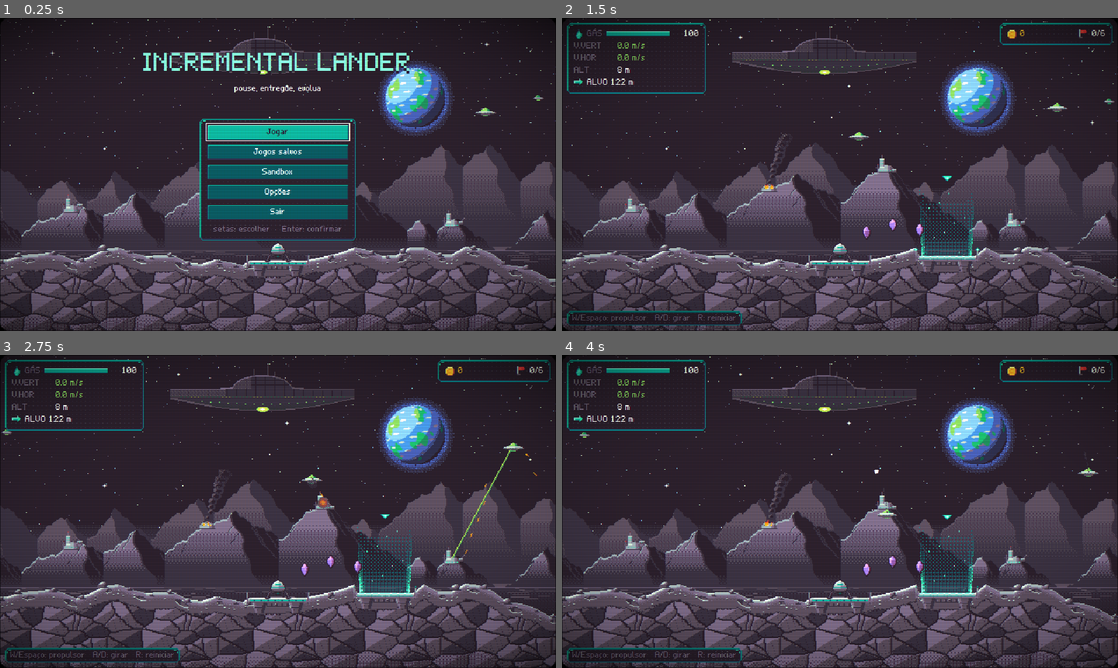
Above: before the commit, frames 1-4 (two rows, left to right).
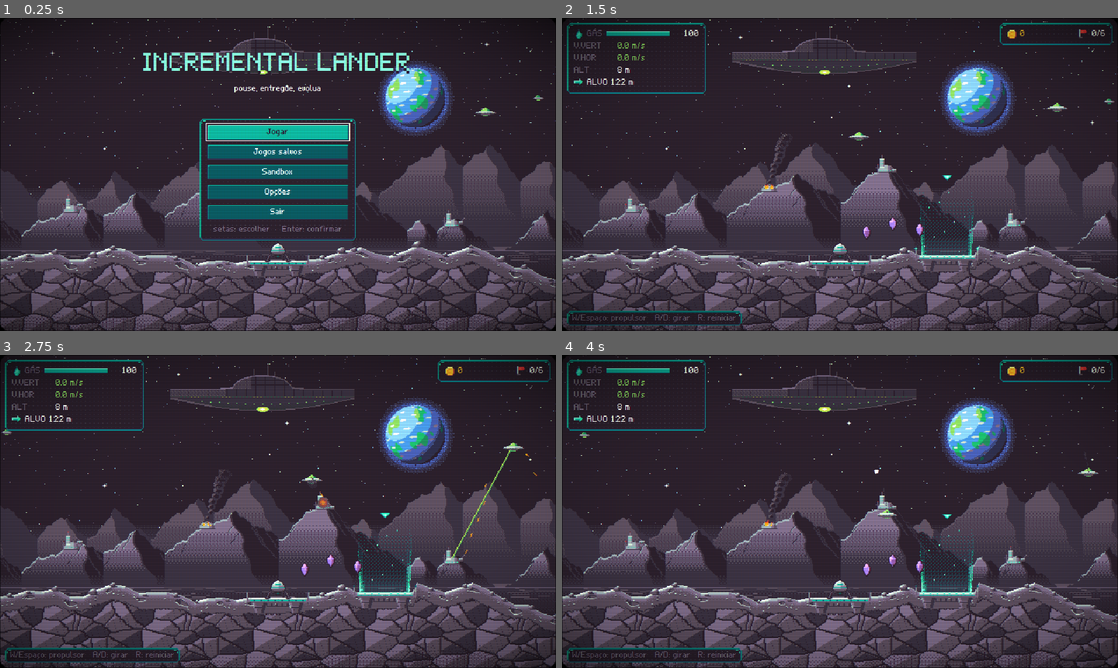
Above: after the commit, the same moments.

Repository: valdersonjr/incremental-lander
Game: Godot game, scene res://game/main.tscn
Same seed, same stepped clock (60 frames per second), same inputs: the game is played once before the commit and once after it.
Inputs (mouse positions are in pixels of both pictures, inside the frame that each line leads up to):
- Up to frame 1 (0.25 s): no input
- Up to frame 2 (1.5 s): click "Jogar" at 0.5 s; click "1" at 1.25 s
- Up to frame 3 (2.75 s): tap Enter (confirm) at 2 s; move the mouse to (400, 495) at 2.02 s; hold D (rotate_right) from 2.03 s (still down); hold Enter (confirm) from 2.03 s (still down); click (400, 495) at 2.17 s
- Up to frame 4 (4 s): release D (rotate_right) at 2.75 s; release Enter (confirm) at 2.75 s; drag from (728, 527) to (812, 574) at 2.77 s; move the mouse to (895, 442) at 3.52 s; hold D (rotate_right) from 3.53 s (still down); tap Q at 3.6 s

The runs differ from the first frame. In frame 1, 2.2% of the frame differs, in the area x 0-100%, y 71-100%; in frame 2, 2.7%; in frame 3, 2.8%, in the area x 0-100%, y 50-100%; in frame 4, 2.8%.

Commit message:
Mapa sem fim: o terreno cresce sozinho quando a nave chega perto da borda (direita e esquerda)
Relevo ancorado em x = 0 (grade e limite de inclinação de 0 para cada lado) e pedregulhos em duas
sequências a partir de 0: estender nunca muda relevo, plataformas ou pedras já vistas. Testes:
unidade (estender não muda o que existia) e integração edge_flow (18 km à direita, 10 km à esquerda).

Co-Authored-By: Claude Opus 5.5 <noreply@anthropic.com>
Claude-Session: https://claude.ai/code/session_01JhKCi9Us7j2H5LJGQ5fDNT

Diff:
--- a/game/flight/flight.gd
+++ b/game/flight/flight.gd
@@ -33,6 +33,9 @@
 var _seed := 0
 var _pad_positions_m: Array[float] = [0.0]
 var _pad_tiers: Array[String] = []                 # tipo de cada plataforma de entrega (sem a partida)
+var _extend := Vector2.ZERO                        # terreno extra alem da margem (px; x esquerda, y direita)
+const EXTEND_NEAR := 800.0                         # nave a menos disso (px) da borda -> estende
+const EXTEND_STEP := 2400.0
 var target_tier := "normal"
 var _demo := false
 
@@ -56,6 +59,7 @@
 		for i in Crystals.hits(_crystal_pos, _crystal_taken, lander.global_position):
 			_collect_crystal(i)
 	_tick_hazards(delta)
+	_extend_terrain_if_near_edge()
 	var cam: Dictionary = WorldConfig.load_config()["camera"]
 	var alt := TerrainGen.height_at(terrain.ridge, lander.global_position.x) - lander.global_position.y
 	var target := -CameraMath.lift(alt, float(cam["ground_lift_px"]), float(cam["lift_fade_alt_px"]))
@@ -74,6 +78,7 @@
 	_demo = demo
 	_pad_positions_m = [0.0]
 	_pad_tiers = []
+	_extend = Vector2.ZERO
 	current_pad_id = 0
 	target_pad_id = -1
 	_rebuild_terrain()
@@ -126,7 +131,7 @@
 	for i in range(1, _pad_positions_m.size()):
 		distances.append(_pad_positions_m[i])
 	terrain.target_pad_id = target_pad_id
-	terrain.build(_seed, planet_id, distances, _pad_tiers)
+	terrain.build(_seed, planet_id, distances, _pad_tiers, _extend)
 
 
 func _planet_spec(pid: String) -> Dictionary:
@@ -135,6 +140,27 @@
 			return p
 	push_error("planeta '%s' nao existe na spec" % pid)
 	return EconMath.spec["planets"][0]
+
+
+## O mapa nao acaba: perto de uma borda, estende o terreno naquele lado (o que ja existia nao muda).
+func _extend_terrain_if_near_edge() -> void:
+	var ridge := terrain.ridge
+	if ridge.is_empty():
+		return
+	var x := lander.global_position.x
+	var grow := Vector2.ZERO
+	if x < ridge[0].x + EXTEND_NEAR:
+		grow.x = EXTEND_STEP
+	if x > ridge[ridge.size() - 1].x - EXTEND_NEAR:
+		grow.y = EXTEND_STEP
+	if grow == Vector2.ZERO:
+		return
+	_extend += grow
+	_rebuild_terrain()
+	lander.pads = terrain.pads
+	lander.ridge = terrain.ridge
+	if lander.autopilot != null:
+		lander.autopilot.ridge = terrain.ridge
 
 
 ## Perigos do mundo: relogio, efeito no lander (vento/calda/ventilador; brinquedo destroi), som ao ligar perto.
--- a/game/terrain/terrain.gd
+++ b/game/terrain/terrain.gd
@@ -36,10 +36,11 @@
 
 
 ## Gera o terreno e devolve os dados (ridge, pads, polygon). pad_tiers = tipo de cada plataforma de entrega.
+## extend = px extras alem da margem (x: esquerda, y: direita) — ver TerrainGen.generate.
 func build(seed_value: int, planet_id: String, pad_distances_m: Array[float],
-		pad_tiers: Array[String] = []) -> Dictionary:
+		pad_tiers: Array[String] = [], extend: Vector2 = Vector2.ZERO) -> Dictionary:
 	_planet_id = planet_id
-	var data := TerrainGen.generate(seed_value, planet_id, pad_distances_m, pad_tiers)
+	var data := TerrainGen.generate(seed_value, planet_id, pad_distances_m, pad_tiers, extend)
 	ridge = data["ridge"]
 	var look: Dictionary = WorldConfig.load_config()["terrain"]["planets"].get(planet_id, {})
 	RenderingServer.set_default_clear_color(Color(str(look.get("sky", "#2e222f"))))
--- a/scripts/world/terrain_art.gd
+++ b/scripts/world/terrain_art.gd
@@ -90,24 +90,26 @@
 	var spots: Array[Dictionary] = []
 	if meta.is_empty() or ridge.size() < 2:
 		return spots
-	var rng := RandomNumberGenerator.new()
-	rng.seed = seed_value
 	var cell: Array = meta["rock_cell"]
 	var base_row := float(meta["rock_base_row"])
 	var count := int(meta["rock_count"])
 	var spacing: Array = meta.get("rock_spacing", [14.0, 46.0])
-	var x := ridge[0].x + rng.randf_range(4.0, 30.0)
-	while x < ridge[ridge.size() - 1].x:
-		var clear := true
-		for p in pads:
-			if absf(x - float(p["x"])) < float(p["half_width"]) + 12.0:
-				clear = false
-				break
-		if clear:
-			var y := TerrainGen.height_at(ridge, x) + float(rng.randi_range(0, 2))
-			spots.append({"pos": Vector2(roundf(x - float(cell[0]) * 0.5), roundf(y - base_row)),
-				"frame": rng.randi_range(0, count - 1), "phase": rng.randi_range(0, 7)})
-		x += rng.randf_range(float(spacing[0]), float(spacing[1]))
+	# duas sequencias ancoradas em x = 0 (direita e esquerda): estender o terreno nao muda pedras ja vistas
+	for dir: float in [1.0, -1.0]:
+		var rng := RandomNumberGenerator.new()
+		rng.seed = seed_value if dir > 0.0 else seed_value + 7919
+		var x := dir * rng.randf_range(4.0, 30.0)
+		while x < ridge[ridge.size() - 1].x and x > ridge[0].x:
+			var clear := true
+			for p in pads:
+				if absf(x - float(p["x"])) < float(p["half_width"]) + 12.0:
+					clear = false
+					break
+			if clear:
+				var y := TerrainGen.height_at(ridge, x) + float(rng.randi_range(0, 2))
+				spots.append({"pos": Vector2(roundf(x - float(cell[0]) * 0.5), roundf(y - base_row)),
+					"frame": rng.randi_range(0, count - 1), "phase": rng.randi_range(0, 7)})
+			x += dir * rng.randf_range(float(spacing[0]), float(spacing[1]))
 	return spots
 
 
--- a/scripts/world/terrain_gen.gd
+++ b/scripts/world/terrain_gen.gd
@@ -9,8 +9,11 @@
 ## pad_tiers: tipo de cada plataforma de entrega (mesma ordem; faltando = "normal") -> largura e elevacao
 ## (world.json terrain.pad_tiers: plataforma estreita num vale, apertada no alto de um pico).
 ## Entre plataformas seguidas ergue uma CRISTA (terrain.crest): um arco bom passa por cima, voar rente nao.
+## extend = px extras alem da margem (x: a esquerda, y: a direita) — o Flight estende quando a nave chega perto da
+## borda. O relevo e ancorado em x = 0 (grade e limite de inclinacao correm de 0 para cada lado): estender ou criar
+## plataformas novas NUNCA muda os pontos que ja existiam.
 static func generate(seed_value: int, planet_id: String, pad_distances_m: Array[float],
-		pad_tiers: Array[String] = []) -> Dictionary:
+		pad_tiers: Array[String] = [], extend: Vector2 = Vector2.ZERO) -> Dictionary:
 	var cfg: Dictionary = WorldConfig.load_config()["terrain"]
 	var pcfg: Dictionary = cfg["planets"].get(planet_id, cfg["planets"]["luna"])
 	var step := WorldConfig.m_to_px(cfg["step_m"])
@@ -28,19 +31,26 @@
 	for i in pad_distances_m.size():
 		pad_xs.append(WorldConfig.m_to_px(pad_distances_m[i]))
 		tiers.append(pad_tiers[i] if i < pad_tiers.size() else "normal")
-	var x_min := -margin
-	var x_max: float = pad_xs.max() + margin
+	var k_min := floori((-margin - extend.x) / step)
+	var k_max := ceili((pad_xs.max() + margin + extend.y) / step)
+	var x_min := k_min * step
+	var x_max := k_max * step
 
-	var ridge := PackedVector2Array()
-	var prev_y := 0.0
-	var x := x_min
-	while x <= x_max + 0.001:
-		var y := -noise.get_noise_1d(x) * amp
-		if not ridge.is_empty():
-			y = clampf(y, prev_y - max_slope * step, prev_y + max_slope * step)
-		ridge.append(Vector2(x, y))
+	# relevo de base: de 0 para a direita e de 0 para a esquerda, limitando a inclinacao a partir da ancora
+	var right := PackedVector2Array()
+	var prev_y := -noise.get_noise_1d(0.0) * amp
+	for k in range(0, k_max + 1):
+		var y := clampf(-noise.get_noise_1d(k * step) * amp, prev_y - max_slope * step, prev_y + max_slope * step)
+		right.append(Vector2(k * step, y))
 		prev_y = y
-		x += step
+	var left := PackedVector2Array()
+	prev_y = right[0].y
+	for k in range(-1, k_min - 1, -1):
+		var y := clampf(-noise.get_noise_1d(k * step) * amp, prev_y - max_slope * step, prev_y + max_slope * step)
+		left.append(Vector2(k * step, y))
+		prev_y = y
+	left.reverse()
+	var ridge := left + right
 
 	# plataformas: largura e elevacao do tipo; altura decidida no relevo de base (antes das cristas)
 	var side_slope: float = cfg["pad_side_slope"]
--- /dev/null
+++ b/tests/integration/edge_flow.gd
@@ -0,0 +1,53 @@
+## Teste de integracao: o mapa nao acaba. Leva a nave 18 km para a direita e 10 km para a esquerda (alem das bordas
+## iniciais) e confere que sempre ha chao embaixo e que a plataforma de partida nao mudou. Imprime EDGE_FLOW_TEST OK.
+extends Node
+
+const FLIGHT := preload("res://game/flight/flight.tscn")
+
+var _flight: Flight
+var _f := 0
+var _ok := true
+var _log: Array[String] = []
+var _pad0: Dictionary
+
+
+func _ready() -> void:
+	Telemetry.enabled = false
+	WorldConfig.register_input()
+	_flight = FLIGHT.instantiate()
+	add_child(_flight)
+	_flight.start("luna", 7, EconMath.ship_stats({}), false)
+	_flight.set_target(900.0, "normal")
+	_pad0 = _flight.terrain.pads[0].duplicate()
+	var l := _flight.lander
+	l.set_physics_process(false)                               # a nave e levada a mao (sem cair)
+	l.state = Lander.State.FLYING
+
+
+func _check(what: String, cond: bool) -> void:
+	if not cond:
+		_log.append(what)
+	_ok = _ok and cond
+
+
+func _covered() -> bool:
+	var r := _flight.terrain.ridge
+	var x := _flight.lander.global_position.x
+	return r[0].x < x - 300.0 and r[r.size() - 1].x > x + 300.0
+
+
+func _physics_process(_d: float) -> void:
+	_f += 1
+	var l := _flight.lander
+	if _f <= 60:
+		l.global_position.x += 300.0                           # 18 km para a direita
+		_check("chao_a_direita_%d" % _f, _f < 3 or _covered())
+	elif _f <= 160:
+		l.global_position.x -= 280.0                           # volta e passa 10 km para a esquerda
+		_check("chao_a_esquerda_%d" % _f, _covered())
+	else:
+		_check("partida_igual", _flight.terrain.pads[0] == _pad0)
+		_check("lander_ve_o_relevo", _flight.lander.ridge == _flight.terrain.ridge)
+		print("EDGE_FLOW_LOG ", "falhas: " + ", ".join(_log) if not _log.is_empty() else "tudo ok")
+		print("EDGE_FLOW_TEST ", "OK" if _ok else "FALHOU")
+		get_tree().quit()
--- /dev/null
+++ b/tests/integration/edge_flow.tscn
@@ -0,0 +1,6 @@
+[gd_scene format=3]
+
+[ext_resource type="Script" path="res://tests/integration/edge_flow.gd" id="1_edge"]
+
+[node name="EdgeFlow" type="Node"]
+script = ExtResource("1_edge")
--- a/tests/unit/world/test_terrain_gen.gd
+++ b/tests/unit/world/test_terrain_gen.gd
@@ -115,3 +115,25 @@
 	var taken: Array[bool] = [false, true, false]
 	assert_eq(Crystals.hits(cs, taken, cs[0] + Vector2(5, 5)), [0] as Array[int], "alcanca o perto")
 	assert_eq(Crystals.hits(cs, taken, cs[1]), [] as Array[int], "ja pego nao conta de novo")
+
+
+func test_estender_o_mapa_nao_muda_o_que_existia() -> void:
+	# a nave voou para longe: o terreno cresce dos dois lados e nada do que ja existia muda
+	var d: Array[float] = [900.0, 2100.0]
+	var t: Array[String] = ["tight", "narrow"]
+	var a := TerrainGen.generate(3, "luna", d, t)
+	var b := TerrainGen.generate(3, "luna", d, t, Vector2(2400.0, 4800.0))
+	var ra: PackedVector2Array = a["ridge"]
+	var rb: PackedVector2Array = b["ridge"]
+	assert_true(rb[0].x < ra[0].x - 2000.0 and rb[rb.size() - 1].x > ra[ra.size() - 1].x + 4000.0, "cresceu")
+	for x in range(int(ra[0].x) + 1, int(ra[ra.size() - 1].x), 37):
+		assert_almost(TerrainGen.height_at(rb, x), TerrainGen.height_at(ra, x), 1e-3, "relevo mudou em x=%d" % x)
+	for i in a["pads"].size():
+		assert_eq(a["pads"][i], b["pads"][i])
+	var meta := TerrainArt.load_meta("luna")
+	var pads: Array[Dictionary] = []
+	pads.assign(a["pads"])
+	var rocks_a := TerrainArt.rock_spots(ra, pads, 3, meta)
+	var rocks_b := TerrainArt.rock_spots(rb, pads, 3, meta)
+	for r in rocks_a:
+		assert_true(rocks_b.has(r), "pedra mudou de lugar ao estender")
Not shown, added: tests/integration/edge_flow.gd.uid
Not shown, changed: .claude/skills/godot-dev/references/terrain.md
Not shown, changed: docs/ARCHITECTURE.md
Not shown, changed: docs/DECISIONS.md
Not shown, changed: docs/HANDOFF.md
